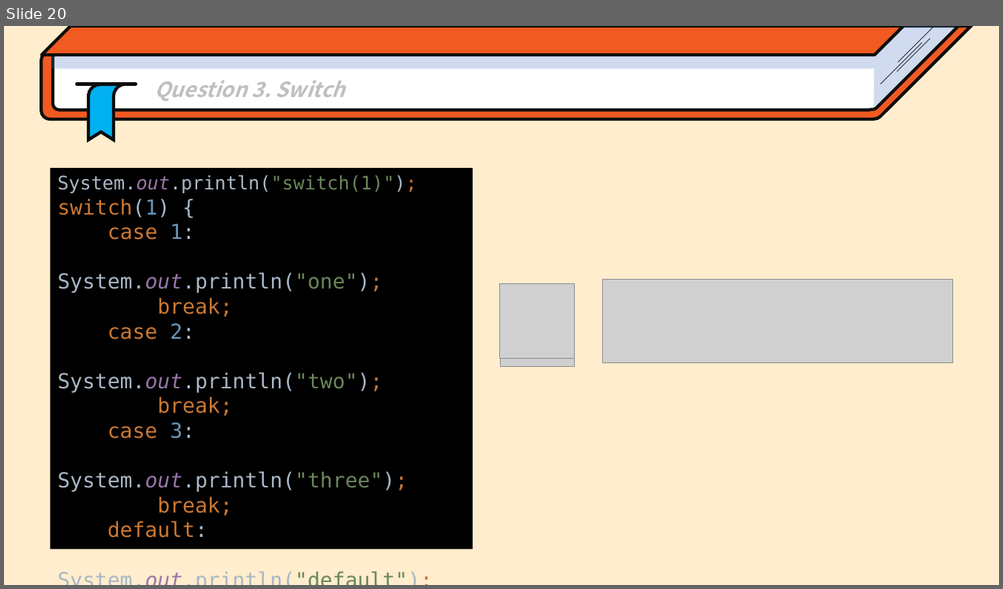
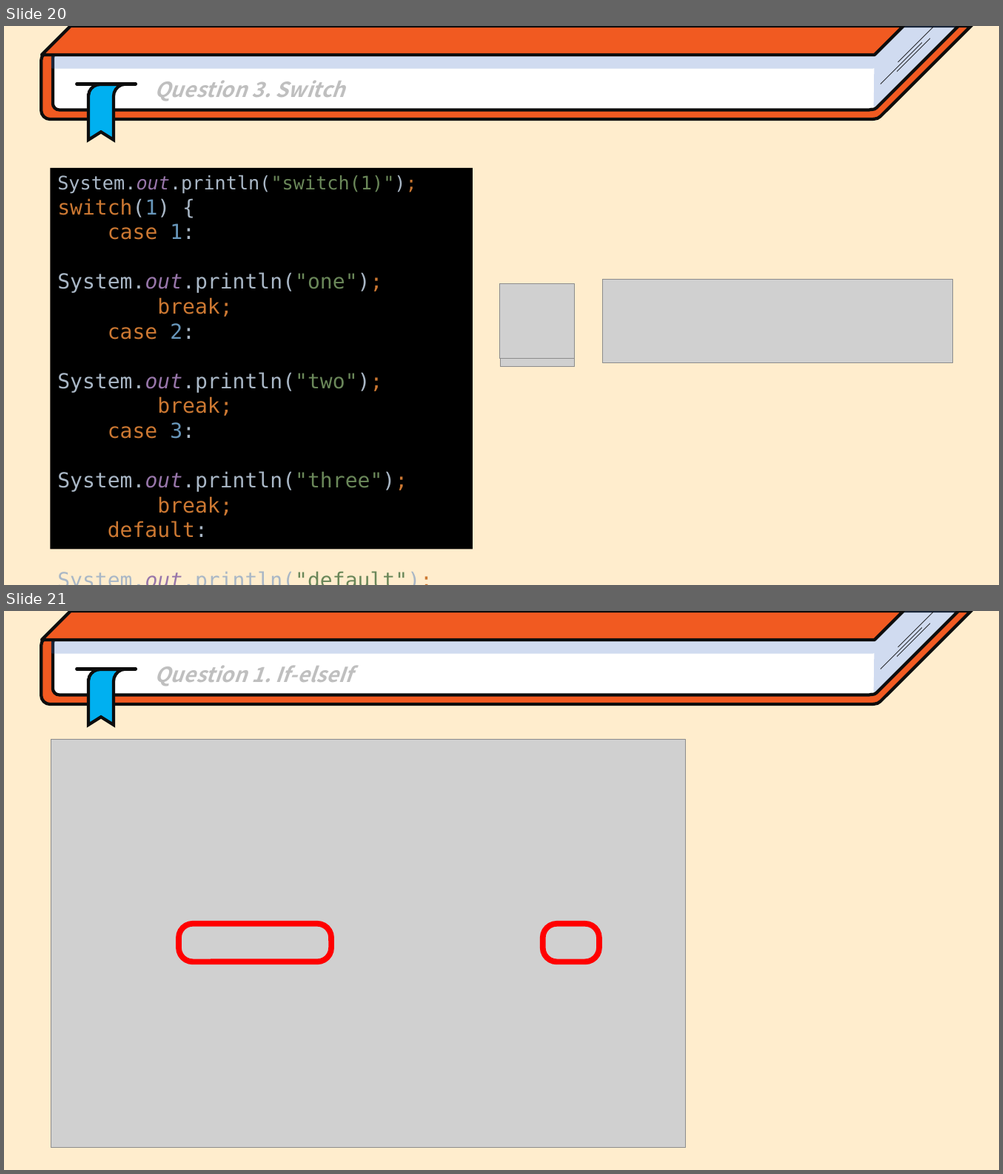
Before and after one commit to Park-Minjoo/ObjectOrientedProgramming_2023_JIU, a slide deck: Practice/Chap3/Chap3_If-statement.pptx. Shown one above the other, each under a label of ours: slide 20 before the commit, slides 20 and 21 after it. The pictures are 1003x589 and 1003x1174 pixels, drawn with LibreOffice and Linux fonts; fonts in the diff are those of the drawing; grey boxes stand for pictures. Boxes give left, top, right and bottom in pixels: in the first picture for what was removed or moved away, otherwise in the second. Text is boxed around its words. In the diff, an @@ line names an element or a change of style, - is before the commit and + after.

```diff
--- a/Practice/Chap3/Chap3_If-statement.pptx
+++ b/Practice/Chap3/Chap3_If-statement.pptx
@@ slide 21 added at (x1=4, y1=611, x2=999, y2=1170), background #FFEDCD @@
@@ group added at (x1=41, y1=611, x2=971, y2=724): 4 freeform shapes, 4 lines, 1 parallelogram @@
@@ text added at (x1=154, y1=665, x2=353, y2=686), 20 pt, text #BFBFBF, bold, italic @@
+  Question 1. If-elseIf
@@ picture added at (x1=51, y1=740, x2=686, y2=1148) @@
@@ rounded rectangle added at (x1=179, y1=923, x2=332, y2=962), outline #FF0000 5.5 pt @@
@@ rounded rectangle added at (x1=543, y1=924, x2=600, y2=963), outline #FF0000 5.5 pt @@
```
Also in this commit, not shown: 19 other slides added, 1 other file.
